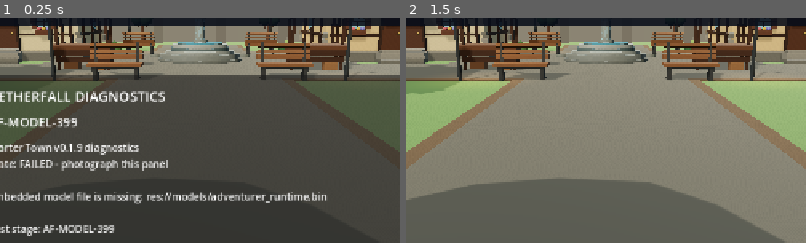
Above: before the commit, frames 1-2 (left to right).
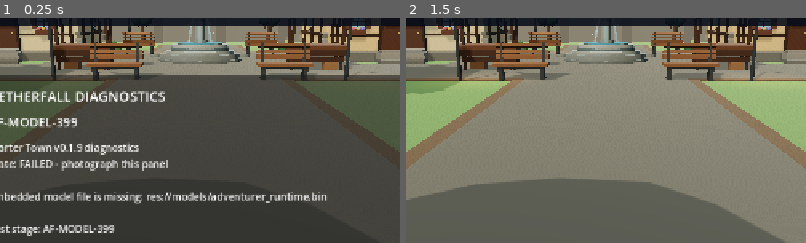
Above: after the commit, the same moments.

Repository: demetrecerrone-star/Aetherfall
Game: Godot game, scene res://starter_town.tscn
The game is run twice, just before and just after one commit, with the same random seed, the same clock (stepped at 60 frames per second) and the same inputs.
Inputs:
- Up to frame 1 (0.25 s): no input
- Up to frame 2 (1.5 s): click "ERROR AF-MODEL-399" at 0.5 s; click "POSE: RELAX" at 1.25 s
The pictures show only the part of the screen within x 25-75%, y 17-67%; the shares and areas given below are measured in that part.

The runs differ from the first frame. In frame 1, 0.2% of the frame differs, in the area x 46-54%, y 3-12%; in frame 2, 0.1%.

Commit message:
Spill fountain water from top disk and render smooth circular impact ripples

Diff:
--- a/cleanroom/starter_town.gd
+++ b/cleanroom/starter_town.gd
@@ -363,27 +363,39 @@
     return ImageTexture.create_from_image(texture_image)
 
 
+func _fountain_flow_point(angle: float, progress: float, stream: int) -> Vector3:
+    # Each fall starts at the outer edge of the 0.38m top stone disk,
+    # spills over its lip, and arcs outward into the water-filled basin.
+    # Accelerating vertical fall gives it a gravity-like trajectory.
+    var t := clampf(progress, 0.0, 1.0)
+    var stream_jitter := 0.008 * sin(t * 18.0 + float(stream) * 1.4) * sin(t * PI)
+    var radius := lerpf(0.395, 0.82, t) + stream_jitter
+    var heading := angle + 0.028 * sin(t * 14.0 + float(stream) * 1.13) * sin(t * PI)
+    var drop := 0.08 * t + 0.92 * t * t
+    var y := lerpf(2.375, 1.035, drop)
+    return Vector3(sin(heading) * radius, y, -4.0 + cos(heading) * radius)
+
+
 func _add_fountain_cascade(angle: float, index: int) -> void:
-    # Short uneven ribbons follow the column surface, not long straight rods.
-    # Two vertices per height segment form a thin translucent ribbon.
+    # Fine, curved translucent ribbons begin at the spout disk's RIM,
+    # not on the pillar. They spread gently and end inside the basin.
     var vertices := PackedVector3Array()
     var normals := PackedVector3Array()
     var uvs := PackedVector2Array()
     var indices := PackedInt32Array()
-    for segment in range(19):
-        var progress := float(segment) / 18.0
-        var y := lerpf(2.39, 1.045, progress)
-        var radius := 0.251 + 0.070 * pow(1.0 - progress, 7.0) + 0.12 * pow(progress, 17.0)
-        var heading := angle + 0.045 * sin(progress * 15.0 + float(index) * 1.2)
+    for segment in range(29):
+        var progress := float(segment) / 28.0
+        var center := _fountain_flow_point(angle, progress, index)
+        var radial := Vector2(center.x, center.z + 4.0)
+        var radius := radial.length()
+        var heading := atan2(radial.x, radial.y)
+        var half_width := 0.125 + 0.027 * sin(progress * 13.0 + float(index))
         for edge in range(2):
             var side := -1.0 if edge == 0 else 1.0
-            var half_width := 0.18 + 0.04 * sin(progress * 13.0 + float(index))
             var theta := heading + side * half_width
-            var wave := 0.008 * sin(progress * 24.0 + float(index) * 0.7 + side)
-            var r := radius + wave
-            vertices.append(Vector3(sin(theta) * r, y, -4.0 + cos(theta) * r))
-            normals.append(Vector3(sin(theta), 0.1, cos(theta)).normalized())
-            uvs.append(Vector2(float(edge), progress * 2.7))
+            vertices.append(Vector3(sin(theta) * radius, center.y, -4.0 + cos(theta) * radius))
+            normals.append(Vector3(sin(theta), 0.16, cos(theta)).normalized())
+            uvs.append(Vector2(float(edge), progress * 3.0))
         if segment > 0:
             var base := (segment - 1) * 2
             indices.append_array(PackedInt32Array([base, base + 1, base + 2, base + 1, base + 3, base + 2]))
@@ -398,7 +410,7 @@
     var flow := MeshInstance3D.new()
     flow.name = "FountainCascade%02d" % index
     flow.mesh = cascade_mesh
-    var flow_mat := _water_mat(Color("#b1eaf2"), 0.35)
+    var flow_mat := _water_mat(Color("#b1eaf2"), 0.36)
     flow_mat.cull_mode = BaseMaterial3D.CULL_DISABLED
     flow_mat.shading_mode = BaseMaterial3D.SHADING_MODE_UNSHADED
     flow.material_override = flow_mat
@@ -407,21 +419,49 @@
     _fountain_cascades.append(flow)
 
 
+func _smooth_fountain_ripple_mesh() -> ArrayMesh:
+    # Flat, anti-aliased annulus with 96 angular samples. The old TorusMesh
+    # (only 3 rings) showed individual triangle wedges on Android.
+    # Vertex alpha fades both sides of the ring, avoiding sharp polygon edges.
+    var segments := 96
+    var band_radii := [0.78, 0.88, 0.95, 1.03, 1.14]
+    var band_alpha := [0.0, 0.28, 0.48, 0.28, 0.0]
+    var vertices := PackedVector3Array()
+    var colors := PackedColorArray()
+    var indices := PackedInt32Array()
+    for segment in range(segments + 1):
+        var theta := TAU * float(segment) / float(segments)
+        for band in range(band_radii.size()):
+            var radius: float = band_radii[band]
+            vertices.append(Vector3(cos(theta) * radius, 0.0, sin(theta) * radius))
+            colors.append(Color(1.0, 1.0, 1.0, float(band_alpha[band])))
+    var count := band_radii.size()
+    for segment in range(segments):
+        for band in range(count - 1):
+            var a := segment * count + band
+            var b := (segment + 1) * count + band
+            indices.append_array(PackedInt32Array([a, b, a + 1, b, b + 1, a + 1]))
+    var arrays := []
+    arrays.resize(Mesh.ARRAY_MAX)
+    arrays[Mesh.ARRAY_VERTEX] = vertices
+    arrays[Mesh.ARRAY_COLOR] = colors
+    arrays[Mesh.ARRAY_INDEX] = indices
+    var ripple_mesh := ArrayMesh.new()
+    ripple_mesh.add_surface_from_arrays(Mesh.PRIMITIVE_TRIANGLES, arrays)
+    return ripple_mesh
+
+
 func _add_fountain_ripple(where: Vector3, phase: float) -> void:
-    # A narrow transparent torus lies on the water plane. We enlarge/fade it
-    # radially from an actual drip landing spot, without a particle simulation.
-    var ripple_mesh := TorusMesh.new()
-    ripple_mesh.inner_radius = 0.90
-    ripple_mesh.outer_radius = 1.0
-    ripple_mesh.rings = 3
-    ripple_mesh.ring_segments = 20
+    # Ripple center is exactly beneath its corresponding cascade landing spot.
     var ripple := MeshInstance3D.new()
     ripple.name = "FountainRipple%02d" % _fountain_ripples.size()
-    ripple.mesh = ripple_mesh
+    ripple.mesh = _smooth_fountain_ripple_mesh()
     ripple.position = where
     ripple.cast_shadow = GeometryInstance3D.SHADOW_CASTING_SETTING_OFF
-    var mat := _water_mat(Color("#d7f7fa"), 0.30)
+    var mat := _water_mat(Color("#d7f7fa"), 0.60)
     mat.shading_mode = BaseMaterial3D.SHADING_MODE_UNSHADED
+    mat.cull_mode = BaseMaterial3D.CULL_DISABLED
+    mat.vertex_color_use_as_albedo = true
     ripple.material_override = mat
     add_child(ripple)
     _fountain_ripples.append({"visual": ripple, "material": mat, "phase": phase})
@@ -1193,8 +1233,8 @@
     _cylinder(self, "FountainColumn", 0.24, 1.36, Vector3(0, 1.70, -4.0), Color("#858d89"), 0.82)
     _cylinder(self, "FountainSpoutRing", 0.38, 0.18, Vector3(0, 2.28, -4.0), Color("#707875"), 0.74)
 
-    # Flow begins under the glowing orb, hugs the column in wavering thin
-    # water sheets, then collects in the shallow basin. No rigid water rods.
+    # Water now spills from the top disk rim, curves through open air,
+    # and lands in the basin instead of tracing the narrow center pillar.
     _fountain_cascades.clear()
     _fountain_drips.clear()
     _fountain_ripples.clear()
@@ -1206,12 +1246,12 @@
             drip.material_override = _water_mat(Color("#b0f2fa"), 0.59)
             drip.cast_shadow = GeometryInstance3D.SHADOW_CASTING_SETTING_OFF
             _fountain_drips.append(drip)
-    # Four drip zones with two staggered expanding ripples each.
-    for impact in range(4):
-        var angle := TAU * float(impact) / 4.0
-        var splash_pos := Vector3(sin(angle) * 0.59, 1.035, -4.0 + cos(angle) * 0.59)
-        for ring in range(2):
-            _add_fountain_ripple(splash_pos, float(ring) * 0.5 + float(impact) * 0.13)
+    # Place one smooth circular ripple below EACH of the eight stream impacts.
+    for stream in range(8):
+        var angle := TAU * float(stream) / 8.0
+        var splash_pos := _fountain_flow_point(angle, 1.0, stream)
+        splash_pos.y = 1.035
+        _add_fountain_ripple(splash_pos, float(stream) * 0.127)
 
     _fountain_crystal = _sphere(self, "FountainCrystal", 0.34, Vector3(0, 2.68, -4.0), Color("#8ee2ec"), 0.10)
     _fountain_crystal.material_override = _crystal_mat(Color("#78d8e7"))
@@ -2099,9 +2139,8 @@
         var bead := i % 2
         var theta := TAU * float(stream) / 8.0
         var progress := fposmod(_fountain_time * 0.62 + float(bead) * 0.5 + float(stream) * 0.067, 1.0)
-        var radius := 0.258 + 0.062 * pow(1.0 - progress, 7.0) + 0.12 * pow(progress, 17.0)
         var drip := _fountain_drips[i]
-        drip.position = Vector3(sin(theta) * radius, lerpf(2.38, 1.05, progress), -4.0 + cos(theta) * radius)
+        drip.position = _fountain_flow_point(theta, progress, stream)
         drip.scale = Vector3(0.8, 1.35, 0.8)
     # Ripples expand from drip impact points and vanish into the wider pool.
     for entry in _fountain_ripples:
@@ -2109,10 +2148,10 @@
         var progress := fposmod(_fountain_time * 0.66 + phase, 1.0)
         var ripple := entry["visual"] as MeshInstance3D
         var mat := entry["material"] as StandardMaterial3D
-        var radius := 0.06 + progress * 0.36
-        ripple.scale = Vector3(radius, 0.35, radius)
+        var radius := 0.07 + progress * 0.26
+        ripple.scale = Vector3(radius, 1.0, radius)
         var tint := mat.albedo_color
-        tint.a = 0.36 * pow(1.0 - progress, 1.5)
+        tint.a = 0.68 * pow(1.0 - progress, 1.5)
         mat.albedo_color = tint
 
 func _process(delta: float) -> void:
